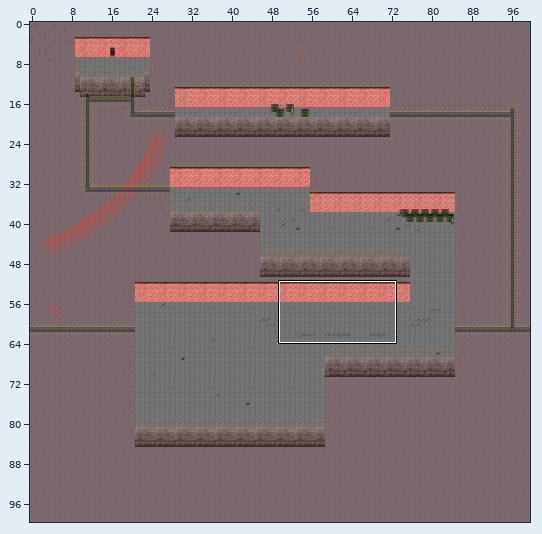
Tiled map: res/maps/balcony4.tmx. The picture above shows the old version from afar; the outline marks the close-up.
Close-up. As it was:
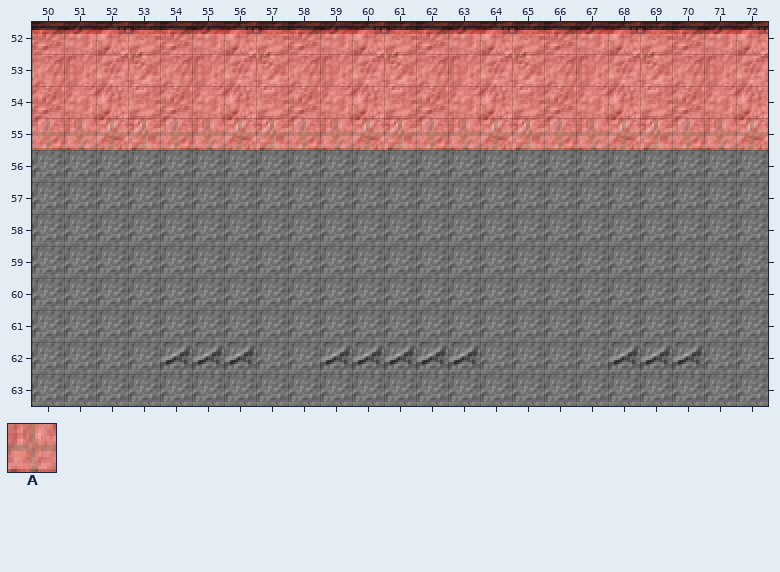
Cells are 16x16 px. Shown: x 50..72, y 52..63. The commit also changed other parts of the map, which this record leaves out.
Key: from "industrial": A 27.
_ is an empty cell.
Layers that did not change in this view are not listed.
Layer "collision" before, first column x 50:
52 _______________________
53 _______________________
54 _______________________
55 AAAAAAAAAAAAAAAAAAAAAAA
56 _______________________
57 _______________________
58 _______________________
59 _______________________
60 _______________________
61 _______________________
62 _______________________
63 _______________________
And afterwards:
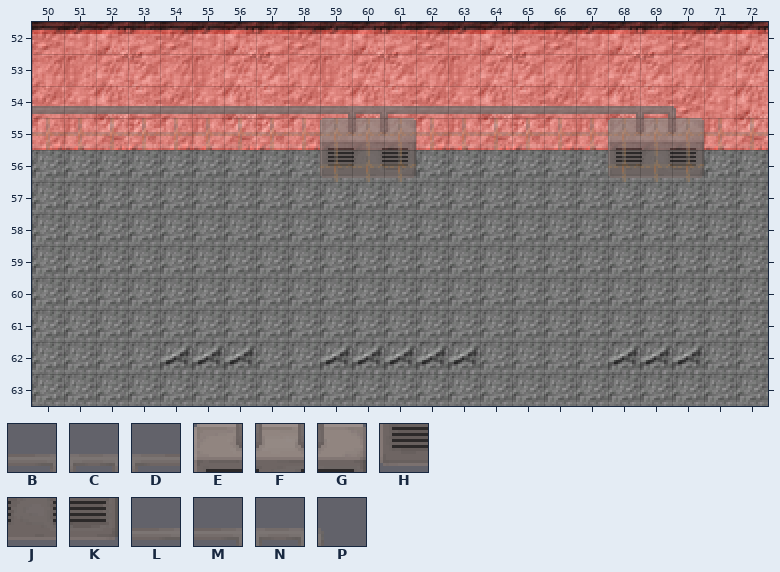
Further tiles: from "industrial": B 109, C 110, D 111, E 117, F 118, G 119, H 122, J 123, K 124, L 129, M 133, N 134, P 135.
See-through tiles are keyed as they look on the map.
Change:
Changed rows in their new state; . is an unchanged cell.
Layer "props":
first column x 50:
54 LLLLLLLLLBCDLLLLLLMNP
55 .........EFG......EFG
56 .........HJK......HJK
Layer "collision":
first column x 59:
56 AAA......AAA
Where, in picture pixels (left, top, right, bottom), the same in both close-ups:
added: (32, 106, 704, 182)
